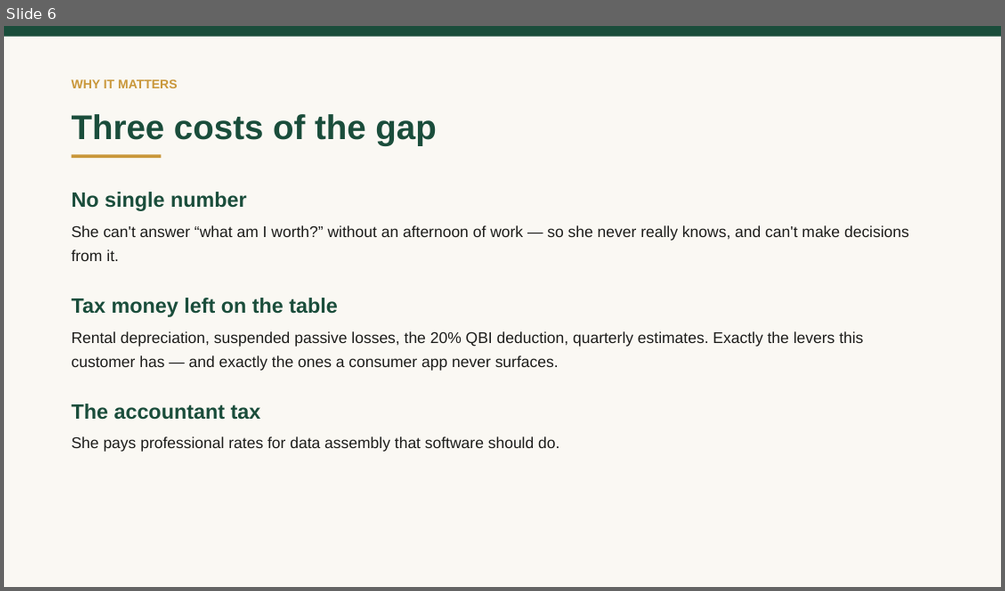
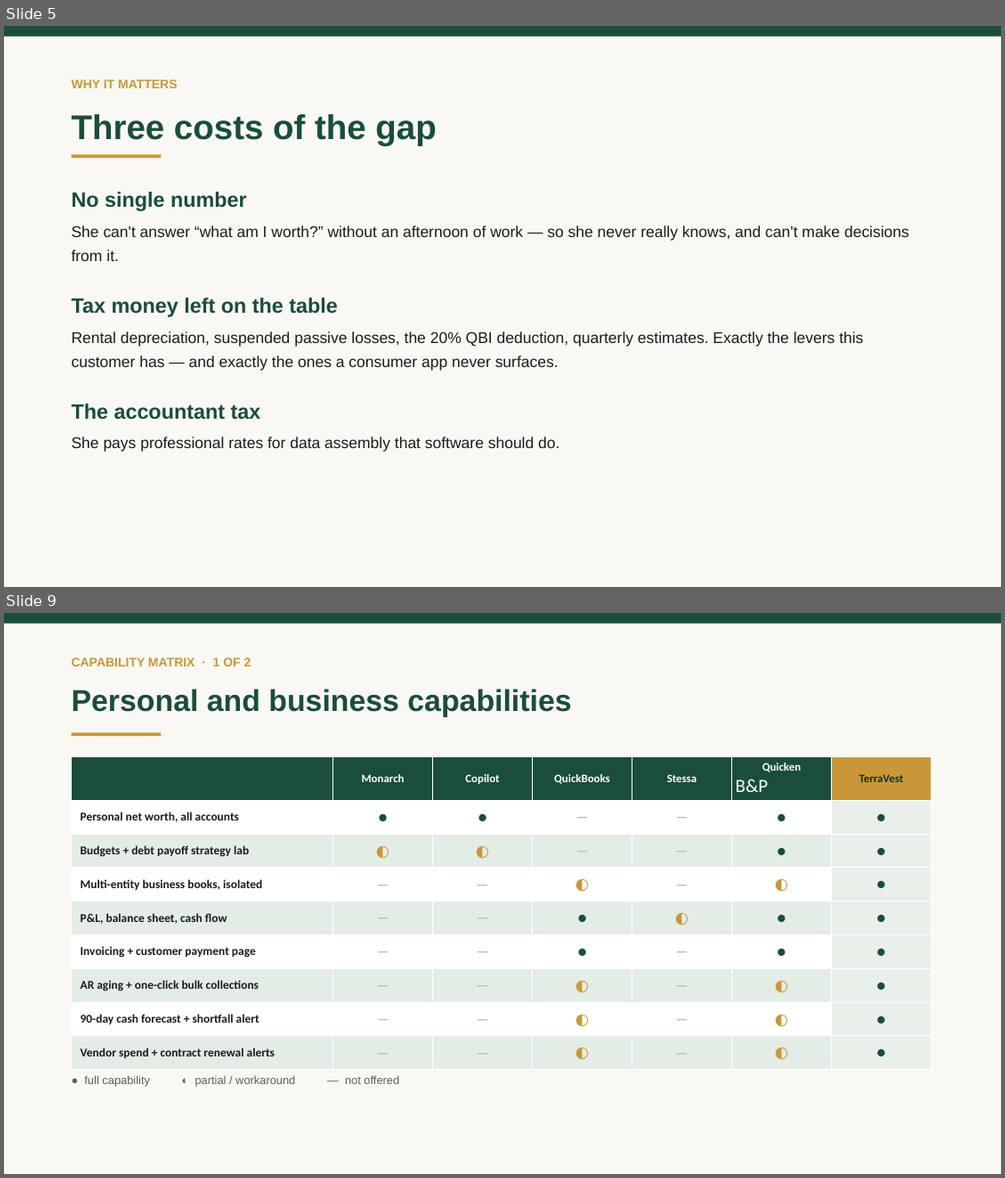
Before and after one commit to vadlapatlasuresh/my-wealth-management, a slide deck: DOCUMENTATION/TerraVest-Showcase-Deck.pptx. Shown one above the other, each under a label of ours: slide 6 before the commit, slides 5 and 9 after it; the slides between them are not shown. The pictures are 1005x591 and 1005x1178 pixels, drawn with LibreOffice and Linux fonts; fonts in the diff are those of the drawing. Boxes give left, top, right and bottom in pixels: in the first picture for what was removed or moved away, otherwise in the second. Text is boxed around its words. In the diff, an @@ line names an element or a change of style, - is before the commit and + after.

```diff
--- a/DOCUMENTATION/TerraVest-Showcase-Deck.pptx
+++ b/DOCUMENTATION/TerraVest-Showcase-Deck.pptx
@@ slide 9 added at [4, 613, 1001, 1174], background #FFFFFF @@
@@ rectangle added at [4, 613, 1001, 1174], fill #FAF8F3 @@
@@ rectangle added at [4, 613, 1001, 624], fill #1A4D3B @@
@@ text added at [72, 657, 251, 666], 12 pt, text #C9973A, bold @@
+CAPABILITY MATRIX · 1 OF 2
@@ text added at [72, 689, 571, 716], 29 pt, text #1A4D3B, bold @@
+Personal and business capabilities
@@ rectangle added at [72, 732, 161, 736], fill #C9973A @@
@@ table added at [72, 756, 930, 1062], 9 rows, 7 columns @@
+ | Monarch | Copilot | QuickBooks | Stessa | Quicken / B&P | TerraVest
+Personal net worth, all accounts | ● | ● | — | — | ● | ●
+Budgets + debt payoff strategy lab | ◐ | ◐ | — | — | ● | ●
+Multi-entity business books, isolated | — | — | ◐ | — | ◐ | ●
+P&L, balance sheet, cash flow | — | — | ● | ◐ | ● | ●
+Invoicing + customer payment page | — | — | ● | — | ● | ●
+AR aging + one-click bulk collections | — | — | ◐ | — | ◐ | ●
+90-day cash forecast + shortfall alert | — | — | ◐ | — | ◐ | ●
+Vendor spend + contract renewal alerts | — | — | ◐ | — | ◐ | ●
@@ text added at [84, 1075, 399, 1086], 11 pt, text #5A5F5B @@
+● full capability ◐ partial / workaround — not offered
@@ what was slide 6 is now slide 5 @@
```
Also in this commit, not shown: 12 slides changed, 6 other slides added, 18 other files.
